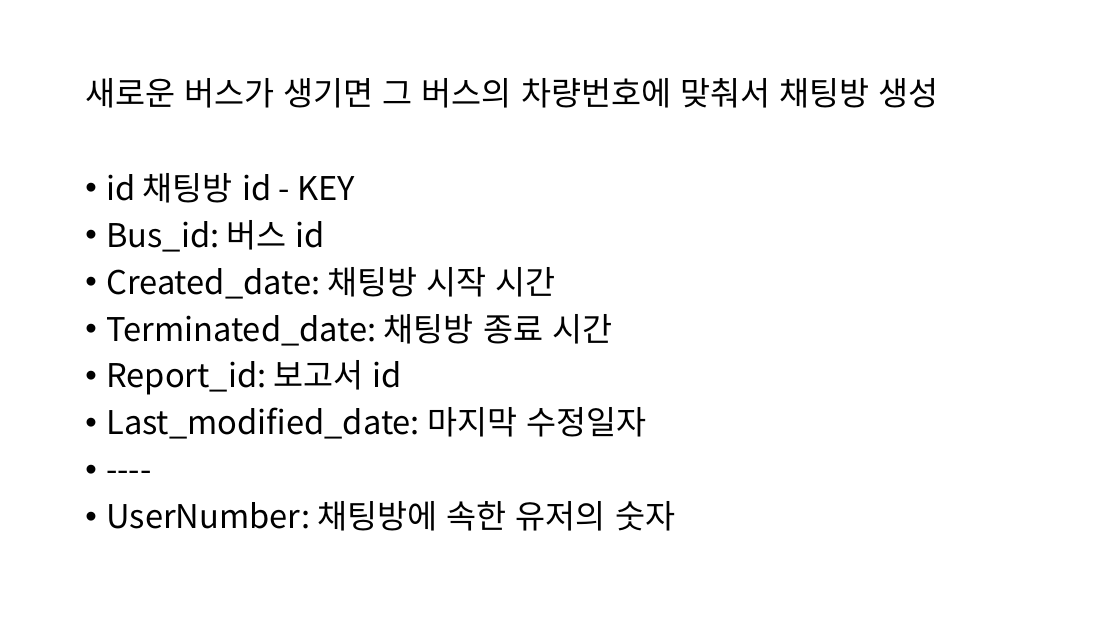
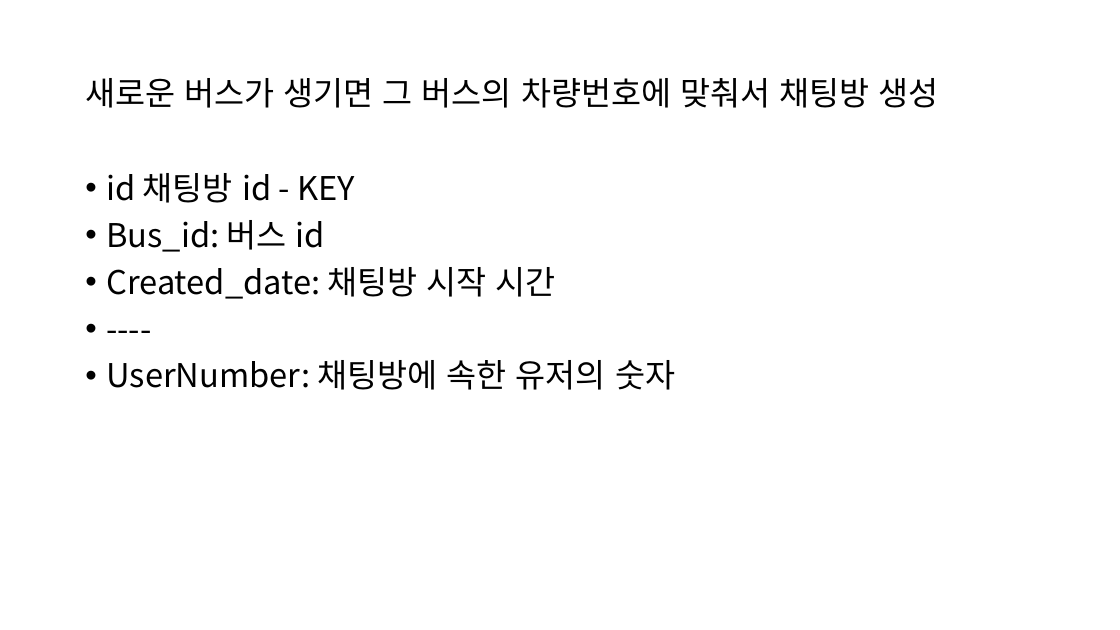
Before and after one commit to shy625/nangman-bus, a slide deck: slide 17 of hwi/PPT/Redis 자료구조.pptx (slide 9 before the commit). Drawn at 1120x630 pixels with LibreOffice and Linux fonts; fonts in the diff are those of the drawing. Boxes give left, top, right and bottom in pixels: in the first picture for what was removed or moved away, otherwise in the second. Text is boxed around its words. In the diff, an @@ line names an element or a change of style, - is before the commit and + after.

```diff
--- a/hwi/PPT/Redis 자료구조.pptx
+++ b/hwi/PPT/Redis 자료구조.pptx
@@ text at [106,314,646,439]: paragraphs removed @@
-• Terminated_date: 채팅방 종료 시간
-• Report_id: 보고서 id
-• Last_modified_date: 마지막 수정일자
```
Also in this commit, not shown: 2 other slides changed, 5 slides added.
